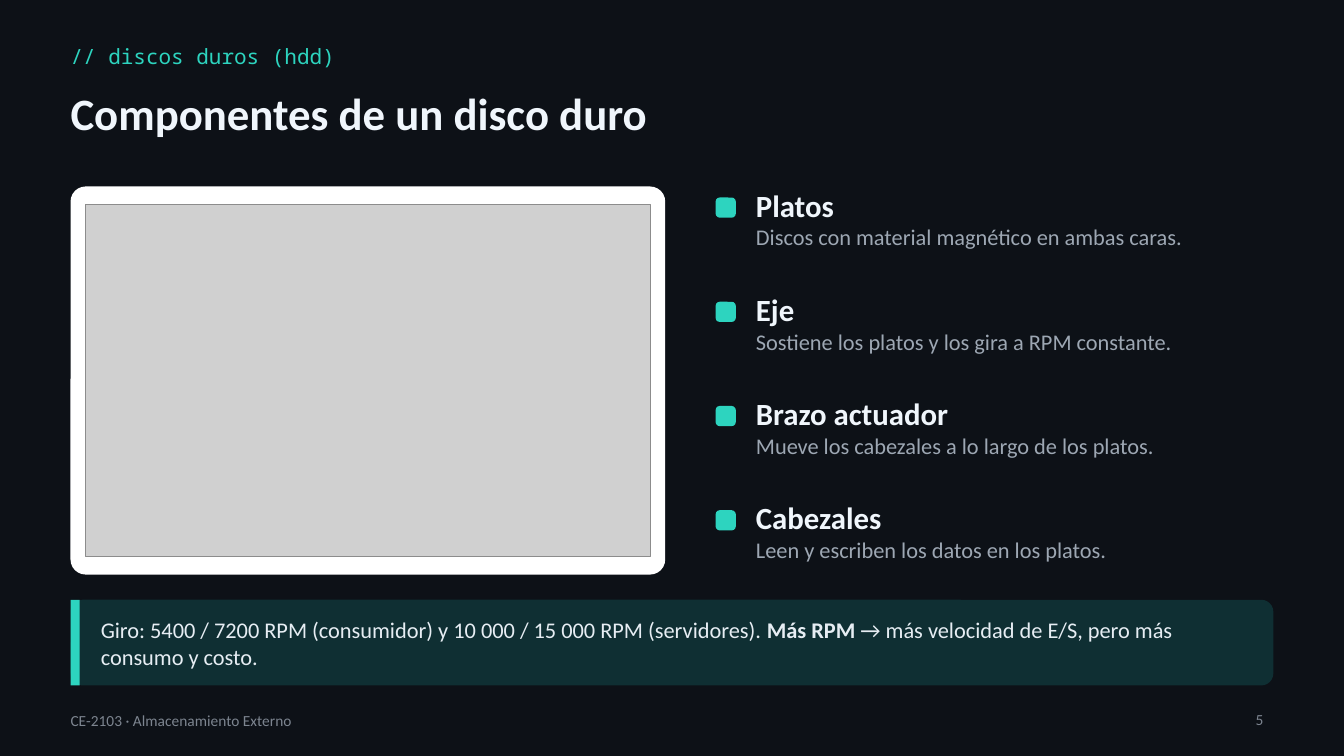
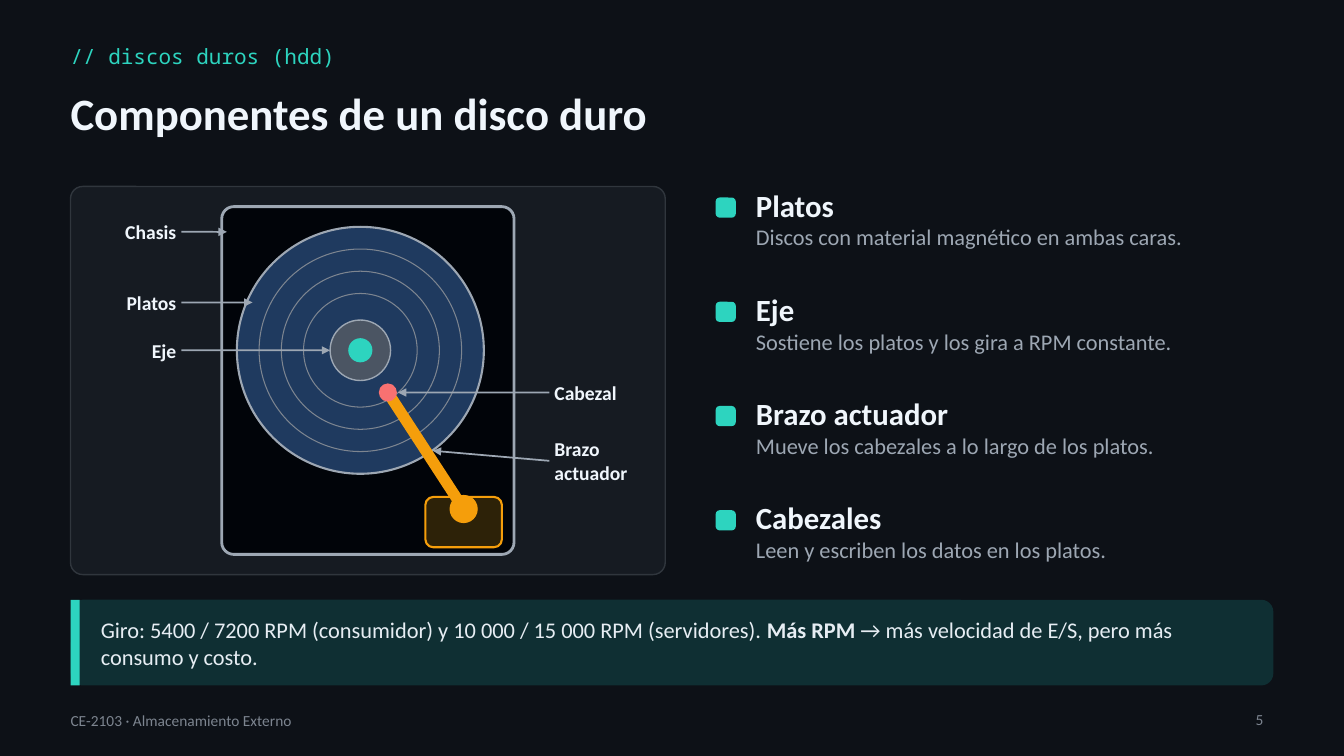
Before and after one commit to itcr-computer-engineering/data-structures-and-algorithms, a slide deck: slide 5 of presentaciones/ce-2103/Lección 06 - Estructuras de Almacenamiento Externo.pptx. Drawn at 1344x756 pixels with LibreOffice and Linux fonts; fonts in the diff are those of the drawing; grey boxes stand for pictures. Boxes give left, top, right and bottom in pixels: in the first picture for what was removed or moved away, otherwise in the second. Text is boxed around its words. In the diff, an @@ line names an element or a change of style, - is before the commit and + after.

```diff
--- a/presentaciones/ce-2103/Lección 06 - Estructuras de Almacenamiento Externo.pptx
+++ b/presentaciones/ce-2103/Lección 06 - Estructuras de Almacenamiento Externo.pptx
@@ rounded rectangle at box(71, 187, 665, 575): fill #FFFFFF to #161B22; outline none to #30363D 1 pt; proportions changed @@
@@ picture removed at box(86, 204, 650, 557) @@
@@ rounded rectangle added at box(222, 207, 514, 555), fill #010409, outline #9DA7B3 2 pt @@
@@ text added at box(125, 225, 176, 239), 14 pt, text #F0F6FC, bold @@
+Chasis
@@ arrow added from (181, 232) to (227, 232), #9DA7B3 1.25 pt @@
@@ ellipse added at box(237, 227, 484, 474), fill #1F3A5F, outline #9DA7B3 1.5 pt @@
@@ ellipse added at box(259, 249, 462, 452), outline #7D8590 0.75 pt @@
@@ text added at box(127, 296, 177, 310), 14 pt, text #F0F6FC, bold @@
+Platos
@@ ellipse added at box(281, 271, 440, 430), outline #7D8590 0.75 pt @@
@@ ellipse added at box(303, 293, 417, 407), outline #7D8590 0.75 pt @@
@@ arrow added from (181, 302) to (253, 302), #9DA7B3 1.25 pt @@
@@ ellipse added at box(330, 320, 390, 380), fill #4B5563, outline #9DA7B3 1 pt @@
@@ text added at box(152, 344, 176, 362), 14 pt, text #F0F6FC, bold @@
+Eje
@@ arrow added from (181, 351) to (330, 351), #9DA7B3 1.25 pt @@
@@ ellipse added at box(349, 338, 373, 362), fill #2DD4BF @@
@@ ellipse added at box(379, 383, 397, 401), fill #F87171 @@
@@ text added at box(554, 386, 616, 400), 14 pt, text #F0F6FC, bold @@
+Cabezal
@@ line added from (464, 509) to (388, 392), #F59E0B 8 pt @@
@@ arrow added from (549, 392) to (398, 392), #9DA7B3 1.25 pt @@
@@ text added at box(554, 443, 627, 480), 14 pt, text #F0F6FC, bold @@
+Brazo actuador
@@ arrow added from (549, 461) to (433, 451), #9DA7B3 1.25 pt @@
@@ rounded rectangle added at box(425, 497, 502, 547), fill #2D2208, outline #F59E0B 1.5 pt @@
@@ ellipse added at box(450, 495, 478, 523), fill #F59E0B @@
```
Also in this commit, not shown: 6 other slides changed, 28 other files.
